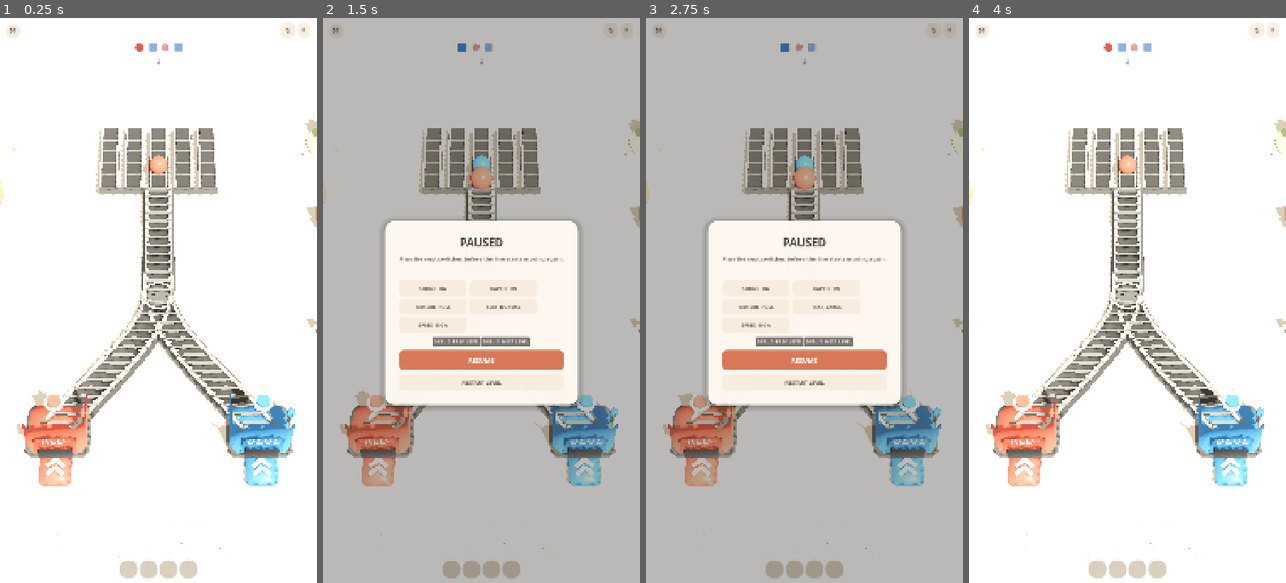
Above: before the commit, frames 1-4 (left to right).
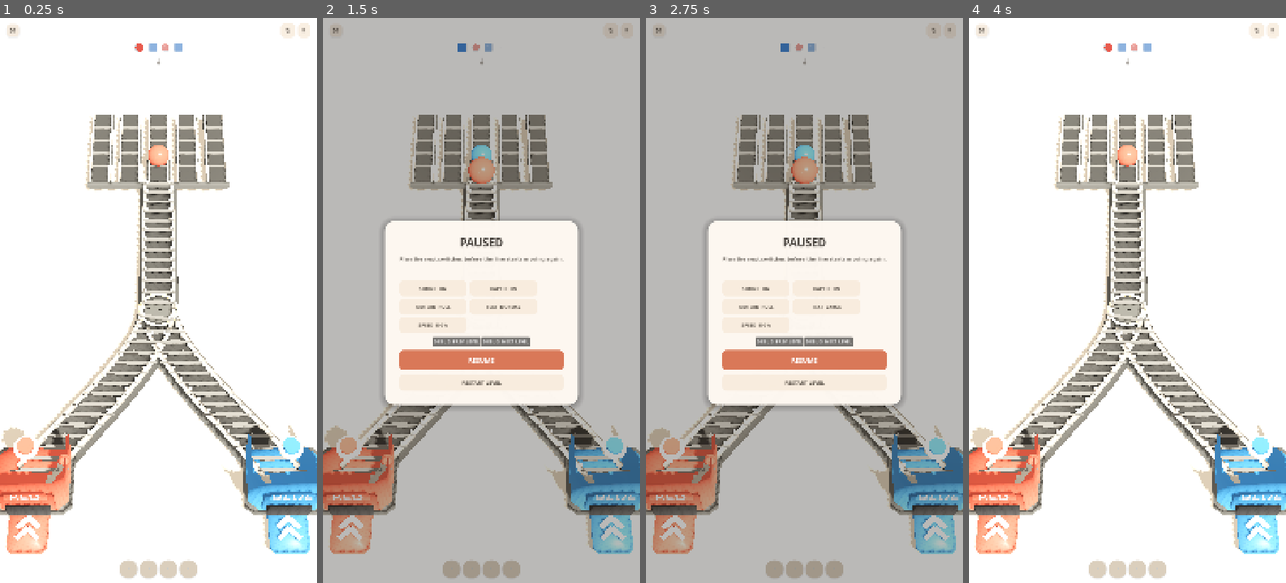
Above: after the commit, the same moments.

Repository: mocchaust64/rail_game
Game: Godot game, scene res://app/main.tscn
Same seed, same stepped clock (60 frames per second), same inputs: the game is played once before the commit and once after it.
Inputs:
- Up to frame 1 (0.25 s): no input
- Up to frame 2 (1.5 s): click "↻" at 0.5 s; click "Ⅱ" at 1.25 s
- Up to frame 3 (2.75 s): click "TEXT NORMAL" at 2 s
- Up to frame 4 (4 s): click "RESTART LEVEL" at 2.75 s; click "↻" at 3.5 s

The runs differ from the first frame. In frame 1, 22% of the frame differs, in the area x 0-100%, y 17-96%; in frame 2, 15%; in frame 3, 15%; in frame 4, 22%.

Commit message:
visual: frame feeder bank and bottom machines like reference

Diff:
--- a/game/scene_rig.gd
+++ b/game/scene_rig.gd
@@ -1,30 +1,31 @@
 class_name SceneRig
 extends Node3D
-# Camera, lights and environment, plus the shake that rides on the camera.
-# Tuned against the reference: warm full-bleed ground, close toy camera and soft
-# contact shadows. Camera framing adapts to the graph rather than using one zoom
-# for ten differently-sized puzzles.
+# Camera/light rig tuned to the vertical reference shot: feeder lanes remain in
+# frame at the top, the three destination machines dominate the lower third and
+# the bottom buffer can appear without forcing a far-away board view.
 
 const KEY_LIGHT_EULER := Vector3(-51, 28, -8)
-const KEY_LIGHT_ENERGY := 1.55
+const KEY_LIGHT_ENERGY := 1.48
 const KEY_LIGHT_COLOR := Color("#FFF4DE")
-const KEY_LIGHT_SOFTNESS := 2.2
+const KEY_LIGHT_SOFTNESS := 2.35
 const SHADOW_BIAS := 0.022
-const SHADOW_NORMAL_BIAS := 0.72
+const SHADOW_NORMAL_BIAS := 0.70
 const SHADOW_MAX_DISTANCE := 42.0
-const AMBIENT_ENERGY := 0.62
+const AMBIENT_ENERGY := 0.66
 
-const CAMERA_FOV := 19.5
+const CAMERA_FOV := 21.0
 const CAMERA_POSITION := Vector3(0.0, 16.2, 12.6)
-const CAMERA_TARGET := Vector3(0, 0.25, 0.15)
-const FRAME_WIDTH := 6.4
-const FRAME_DEPTH := 9.4
-const FRAME_SIDE_PADDING := 1.50
+const CAMERA_TARGET := Vector3(0, 0.28, -0.20)
+const FRAME_WIDTH := 7.2
+const FRAME_DEPTH := 13.6
+const FRAME_SIDE_PADDING := 0.90
+const FRAME_TOP_PADDING := 2.70
+const FRAME_BOTTOM_PADDING := 2.10
 const MIN_FRAME_SCALE := 0.82
-const MAX_FRAME_SCALE := 1.60
+const MAX_FRAME_SCALE := 1.48
 
 const BOUNCE_POSITION := Vector3(-3.8, 4.2, 5.0)
-const BOUNCE_ENERGY := 0.42
+const BOUNCE_ENERGY := 0.40
 const BOUNCE_COLOR := Color("#FFDDBE")
 
 var camera: Camera3D
@@ -77,18 +78,15 @@
     env.ambient_light_color = Color("#FFF0DC")
     env.ambient_light_energy = AMBIENT_ENERGY
     env.tonemap_mode = Environment.TONE_MAPPER_FILMIC
-    env.tonemap_white = 1.22
+    env.tonemap_white = 1.18
     env.glow_enabled = true
-    env.glow_intensity = 0.30
-    env.glow_bloom = 0.035
-    env.glow_hdr_threshold = 1.18
+    env.glow_intensity = 0.22
+    env.glow_bloom = 0.025
+    env.glow_hdr_threshold = 1.24
     holder.environment = env
     add_child(holder)
 
 
-# Called after level node positions are known. Only gameplay anchors matter;
-# floor/decor are intentionally excluded or they would force every level to the
-# same far-away overview shot again.
 func frame_positions(positions: Dictionary) -> void:
     if positions.is_empty():
         _base_camera_position = CAMERA_POSITION
@@ -114,18 +112,15 @@
             min_z = minf(min_z, p.z)
             max_z = maxf(max_z, p.z)
 
-    # Perspective enlarges the receiver row nearest the camera. Padding the
-    # graph's horizontal bounds keeps the machines visible without letting
-    # environment props affect framing.
+    var visual_min_z := min_z - FRAME_TOP_PADDING
+    var visual_max_z := max_z + FRAME_BOTTOM_PADDING
     var width := maxf(1.0, max_x - min_x + FRAME_SIDE_PADDING * 2.0)
-    var depth := maxf(1.0, max_z - min_z)
+    var depth := maxf(1.0, visual_max_z - visual_min_z)
     var scale := clampf(maxf(width / FRAME_WIDTH, depth / FRAME_DEPTH), MIN_FRAME_SCALE, MAX_FRAME_SCALE)
     var centre_x := (min_x + max_x) * 0.5
-    var centre_z := (min_z + max_z) * 0.5
+    var centre_z := (visual_min_z + visual_max_z) * 0.5
 
-    # Bias slightly towards the receiver half of the board; the foreground
-    # source is visually taller and needs less empty space beneath it.
-    _base_camera_target = Vector3(centre_x, 0.25, centre_z + 0.28)
+    _base_camera_target = Vector3(centre_x, 0.28, centre_z + 0.16)
     _base_camera_position = Vector3(
         centre_x,
         CAMERA_POSITION.y * scale,
